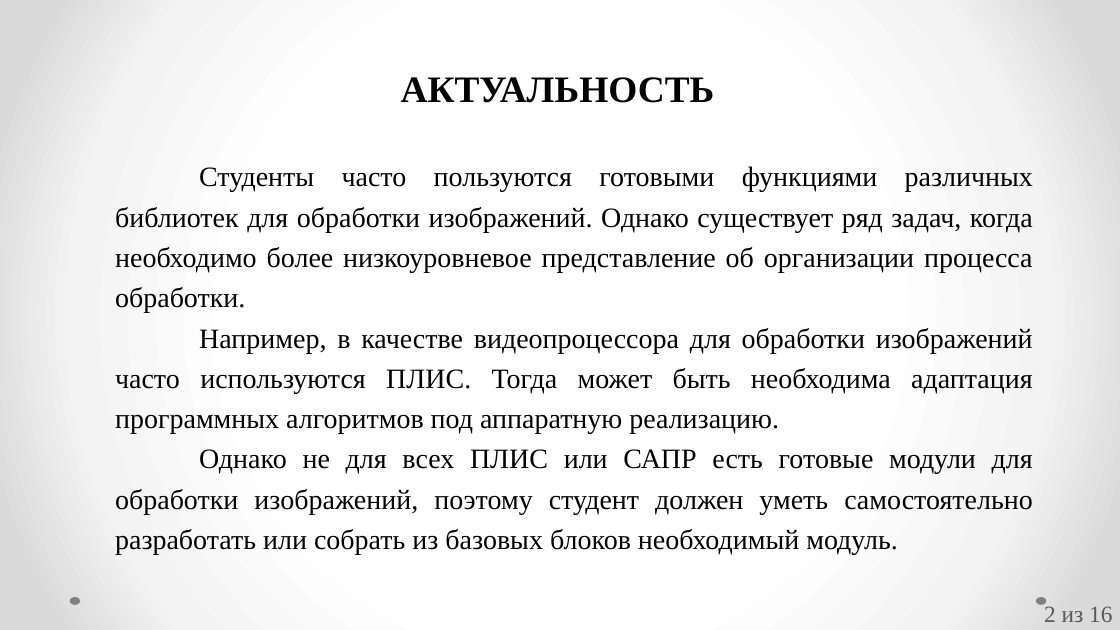
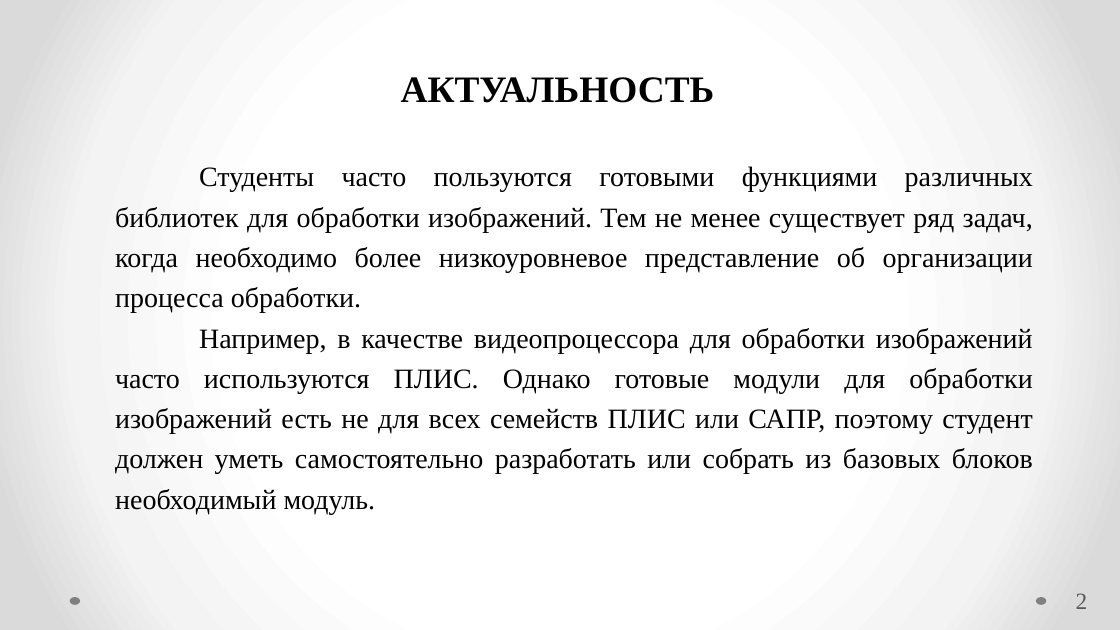
Before and after one commit to Radiophantom/master_yoda, a slide deck: slide 2 of VKR.pptx. Drawn at 1120x630 pixels with LibreOffice and Linux fonts; fonts in the diff are those of the drawing. Boxes give left, top, right and bottom in pixels: in the first picture for what was removed or moved away, otherwise in the second. Text is boxed around its words. In the diff, an @@ line names an element or a change of style, - is before the commit and + after.

Commit message:
7.6

```diff
--- a/VKR.pptx
+++ b/VKR.pptx
@@ text at (115, 166, 1033, 514): text changed @@
-Студенты часто пользуются готовыми функциями различных библиотек для обработки изображений. Однако существует ряд задач, когда необходимо более низкоуровневое представление об организации процесса обработки.
-Например, в качестве видеопроцессора для обработки изображений часто используются ПЛИС. Тогда может быть необходима адаптация программных алгоритмов под аппаратную реализацию.
-Однако не для всех ПЛИС или САПР есть готовые модули для обработки изображений, поэтому студент должен уметь самостоятельно разработать или собрать из базовых блоков необходимый модуль.
+Студенты часто пользуются готовыми функциями различных библиотек для обработки изображений. Тем не менее существует ряд задач, когда необходимо более низкоуровневое представление об организации процесса обработки.
+Например, в качестве видеопроцессора для обработки изображений часто используются ПЛИС. Однако готовые модули для обработки изображений есть не для всех семейств ПЛИС или САПР, поэтому студент должен уметь самостоятельно разработать или собрать из базовых блоков необходимый модуль.
@@ page number at (1076, 593, 1088, 609): text changed @@
-2 из 16
+2
```
Also in this commit, not shown: 15 other slides changed, 1 slide added, 2 slides removed.
